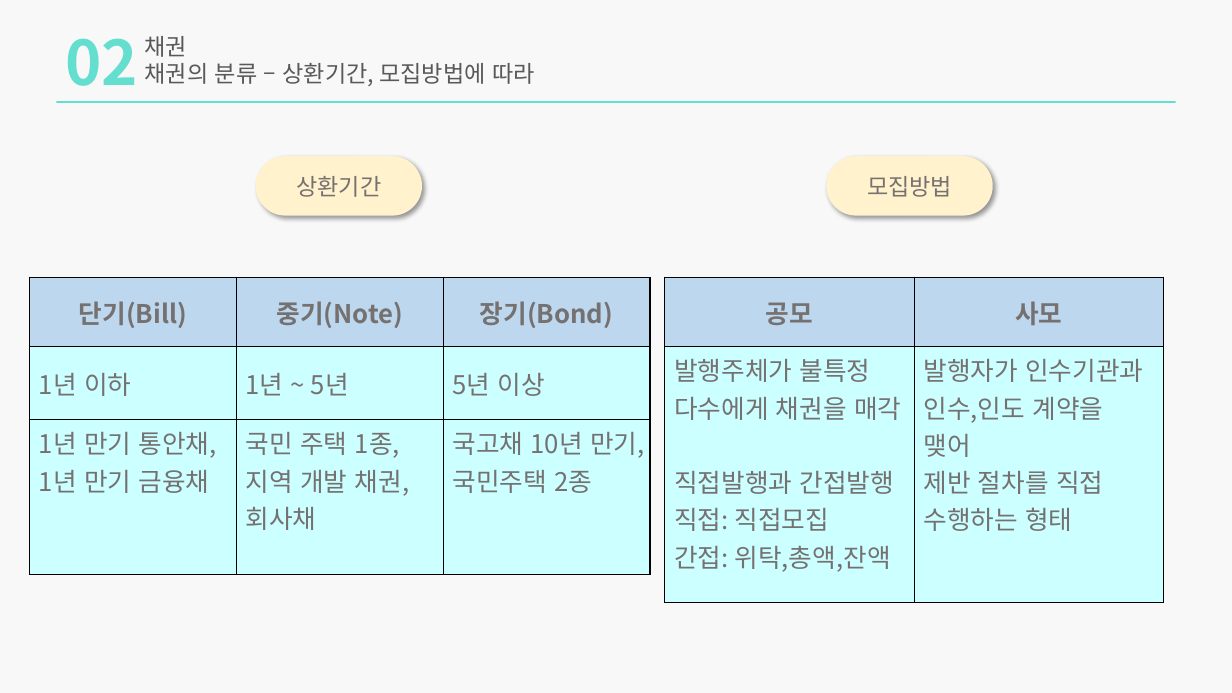
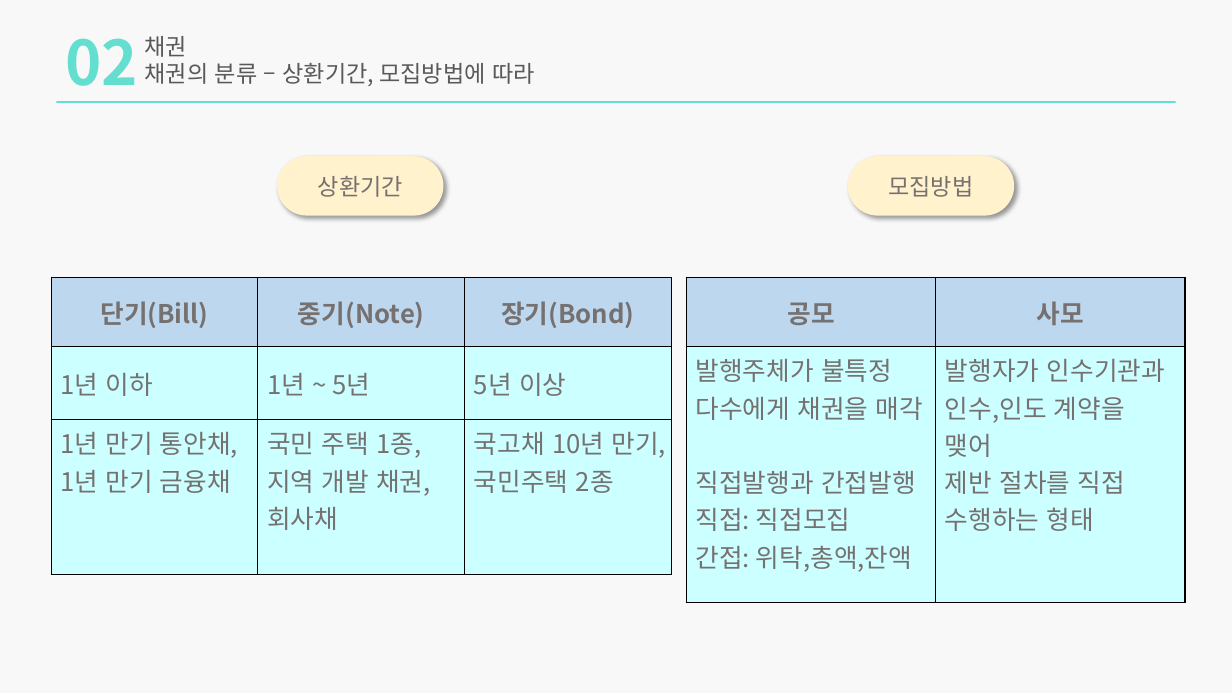
Before and after one commit to zndrke/Financial-Product, a slide deck: slide 13 of 금리채권/금리,채권,FRN.pptx. Drawn at 1232x693 pixels with LibreOffice and Linux fonts; fonts in the diff are those of the drawing. Boxes give left, top, right and bottom in pixels: in the first picture for what was removed or moved away, otherwise in the second. Text is boxed around its words. In the diff, an @@ line names an element or a change of style, - is before the commit and + after.

```diff
--- a/금리채권/금리,채권,FRN.pptx
+++ b/금리채권/금리,채권,FRN.pptx
@@ 2 tables, 2 rounded rectangles: place and size @@
-2 tables, 2 rounded rectangles at [30,156,1165,576]
+2 tables, 2 rounded rectangles at [51,156,1186,576]
```
Also in this commit, not shown: 8 other slides changed, 4 slides added, 1 slide removed, 2 other files.
